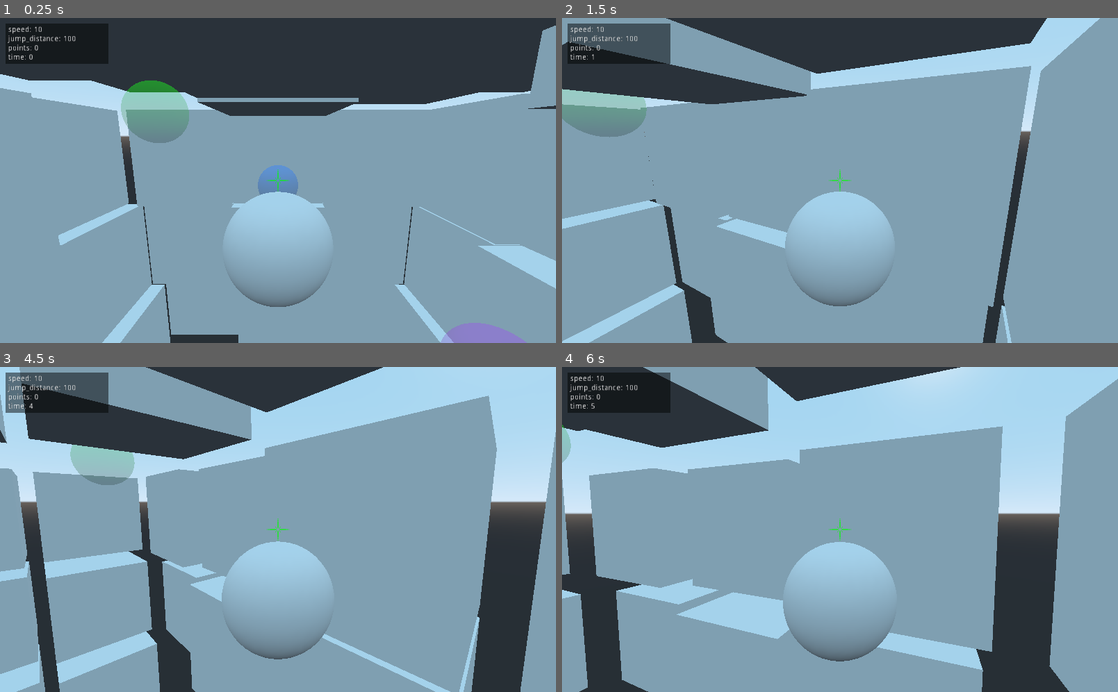
Above: before the commit, frames 1-4 (two rows, left to right).
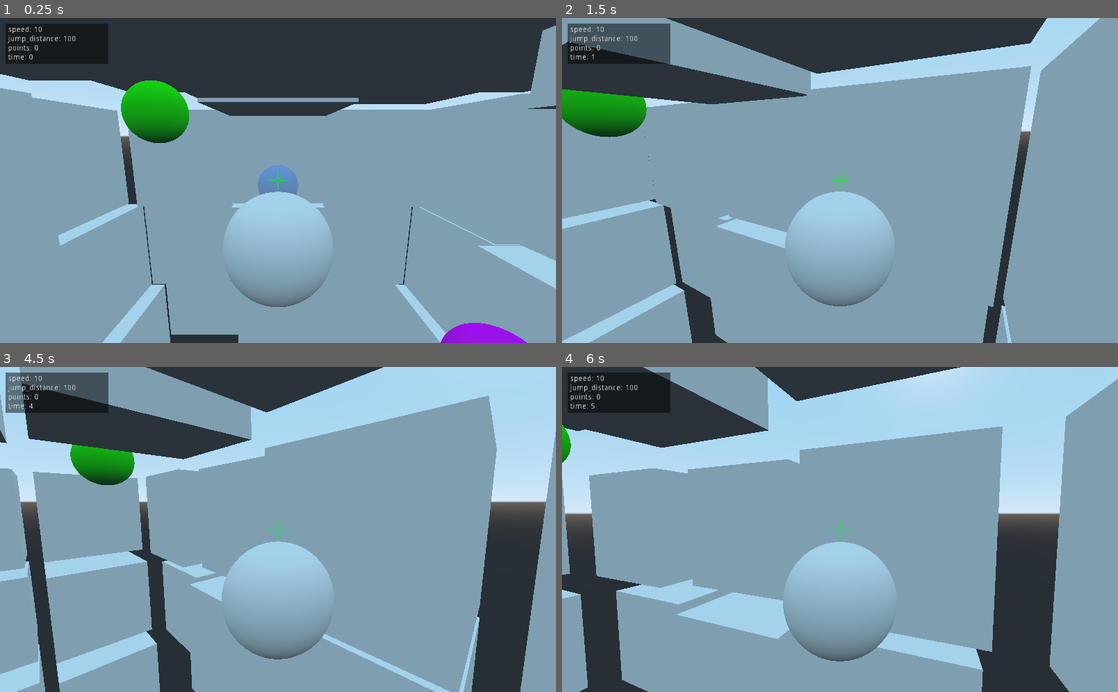
Above: after the commit, the same moments.

Repository: winston-yallow/leaps_and_bounds
Game: Godot game, scene res://levels/00_TestLevel.tscn
The game is run twice, just before and just after one commit, with the same random seed, the same clock (stepped at 60 frames per second) and the same inputs.
Inputs (mouse positions are in pixels of both pictures, inside the frame that each line leads up to):
- Up to frame 1 (0.25 s): no input
- Up to frame 2 (1.5 s): move the mouse to (867, 180) at 0.52 s; click (867, 180) at 0.77 s; move the mouse to (812, 180) at 1.27 s
- Up to frame 3 (4.5 s): click (250, 529) at 1.52 s; move the mouse to (289, 523) at 2.02 s; move the mouse to (272, 536) at 2.77 s; click (272, 536) at 3.02 s; move the mouse to (316, 532) at 3.52 s; click (316, 532) at 3.77 s; move the mouse to (233, 526) at 4.27 s
- Up to frame 4 (6 s): click (795, 526) at 4.52 s; move the mouse to (845, 529) at 5.02 s; move the mouse to (817, 523) at 5.77 s

The runs differ from the first frame. In frame 1, 2.5% of the frame differs, in the area x 21-95%, y 19-100%; in frame 2, 1.8%; in frame 3, 1.1%; in frame 4, 0.1%.

Commit message:
Make powerups non-transparent

Diff:
--- a/game/powerups/IncreaseDistance.tscn
+++ b/game/powerups/IncreaseDistance.tscn
@@ -10,8 +10,7 @@
 height = 1.0
 
 [sub_resource type="SpatialMaterial" id=3]
-flags_transparent = true
-albedo_color = Color( 0.945098, 0, 1, 0.392157 )
+albedo_color = Color( 0.945098, 0, 1, 1 )
 
 [node name="IncreaseDistance" type="Area"]
 script = ExtResource( 1 )
--- a/game/powerups/IncreasePoints.tscn
+++ b/game/powerups/IncreasePoints.tscn
@@ -9,8 +9,7 @@
 height = 1.0
 
 [sub_resource type="SpatialMaterial" id=3]
-flags_transparent = true
-albedo_color = Color( 1, 0.796078, 0, 0.392157 )
+albedo_color = Color( 1, 0.796078, 0, 1 )
 
 [node name="IncreasePoints" type="Area"]
 script = ExtResource( 1 )
--- a/game/powerups/IncreaseSpeed.tscn
+++ b/game/powerups/IncreaseSpeed.tscn
@@ -10,8 +10,7 @@
 height = 1.0
 
 [sub_resource type="SpatialMaterial" id=3]
-flags_transparent = true
-albedo_color = Color( 0.12549, 1, 0, 0.392157 )
+albedo_color = Color( 0.12549, 1, 0, 1 )
 
 [node name="IncreaseSpeed" type="Area"]
 script = ExtResource( 1 )
